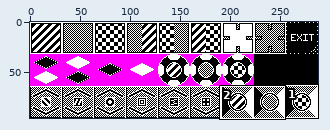
Sprite sheet: work/TilesAndSprites/data/sprites_nonmasked.png. The picture above shows the old version from afar; the outline marks the close-up.
Close-up. Before:
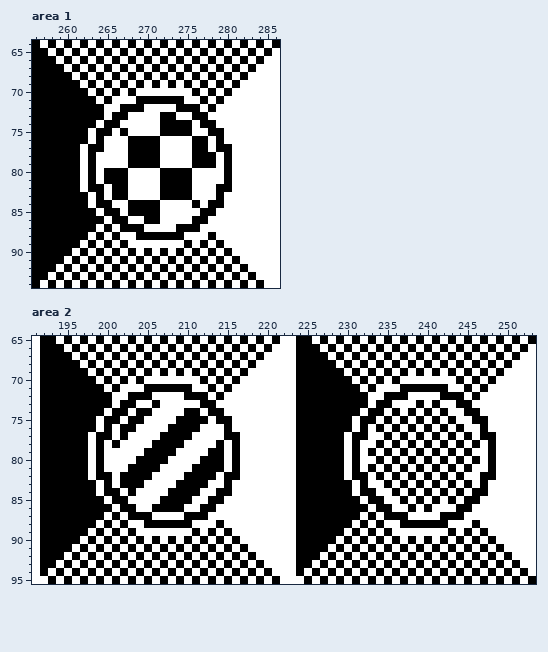
The file is 288x96 pixels. Shown: area 1: x 256..286, y 64..94; area 2: x 191..253, y 65..95.
Now the later version:
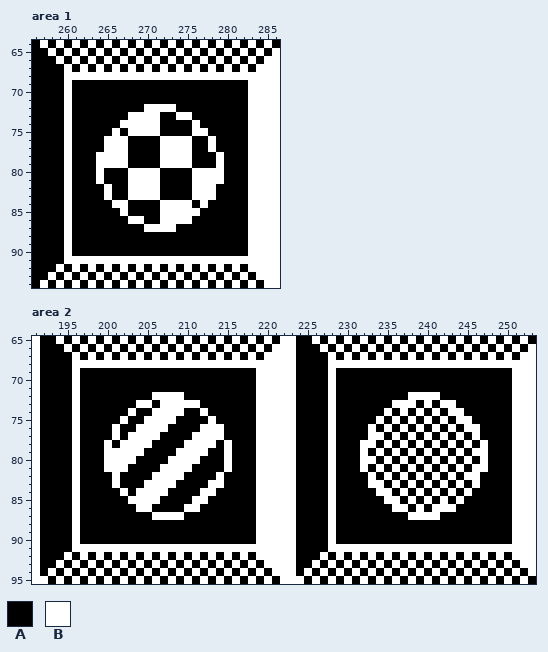
Palette (. is transparent): A #000000  B #ffffff
Edits made:
Area 1:
Colour A replaces colour B in row 69 at x 262, 264, 266, 268, 270, 272, 274, 276, 278, 280 and 282; in row 70 at x 263, 265, 267, 269 to 275, 277, 279 and 281 to 282; in row 71 at x 264, 266 to 268, 275 to 276, 278 and 280 to 282; in row 72 at x 265 to 266, 277 and 279 to 282; in row 73 at x 265 and 278 to 282; in row 74 at x 264 and 279 to 282.
Colour A replaces colour B in rows 75 to 76 at x 263 and 280 to 282; in rows 77 to 82 at x 262 and 281 to 282; in rows 83 to 84 at x 263 and 280 to 282; in row 85 at x 264 and 279 to 282; in row 86 at x 265 and 278 to 282; in row 87 at x 264, 266 and 277 to 282.
Colour A replaces colour B in row 88 at x 263, 265, 267 to 268, 275 to 277 and 279 to 282; in row 89 at x 262, 264, 266, 268 to 274, 276, 278 and 280 to 282; in row 90 at x 261, 263, 265, 267, 269, 271, 273, 275, 277, 279 and 281 to 282.
Colour B replaces colour A in row 68 at x 260, 262, 264, 266, 268, 270, 272, 274, 276, 278, 280 and 282; in rows 69 to 90 at x 260; in row 91 at x 261, 263, 265, 267, 269, 271, 273, 275, 277, 279 and 281.
Area 2:
Colour A replaces colour B in row 69 at x 198, 200, 202, 204, 206, 208, 210, 212, 214, 216, 218, 230, 232, 234, 236, 238, 240, 242, 244, 246, 248 and 250; in row 70 at x 199, 201, 203, 205 to 211, 213, 215, 217 to 218, 231, 233, 235, 237 to 243, 245, 247 and 249 to 250; in row 71 at x 200, 202 to 204, 211 to 212, 214, 216 to 218, 232, 234 to 236, 243 to 244, 246 and 248 to 250; in row 72 at x 201 to 202, 213, 215 to 218, 233 to 234, 245 and 247 to 250; in row 73 at x 201, 214 to 218, 233 and 246 to 250; in row 74 at x 200, 215 to 218, 232 and 247 to 250.
Colour A replaces colour B in rows 75 to 76 at x 199, 216 to 218, 231 and 248 to 250; in rows 77 to 82 at x 198, 217 to 218, 230 and 249 to 250; in rows 83 to 84 at x 199, 216 to 218, 231 and 248 to 250; in row 85 at x 200, 215 to 218, 232 and 247 to 250; in row 86 at x 201, 214 to 218, 233 and 246 to 250; in row 87 at x 200, 202, 213 to 218, 232, 234 and 245 to 250.
Colour A replaces colour B in row 88 at x 199, 201, 203 to 204, 211 to 213, 215 to 218, 231, 233, 235 to 236, 243 to 245 and 247 to 250; in row 89 at x 198, 200, 202, 204 to 210, 212, 214, 216 to 218, 230, 232, 234, 236 to 242, 244, 246 and 248 to 250; in row 90 at x 197, 199, 201, 203, 205, 207, 209, 211, 213, 215, 217 to 218, 229, 231, 233, 235, 237, 239, 241, 243, 245, 247 and 249 to 250.
Colour B replaces colour A in row 68 at x 196, 198, 200, 202, 204, 206, 208, 210, 212, 214, 216, 218, 228, 230, 232, 234, 236, 238, 240, 242, 244, 246, 248 and 250; in rows 69 to 90 at x 196 and 228; in row 91 at x 197, 199, 201, 203, 205, 207, 209, 211, 213, 215, 217, 229, 231, 233, 235, 237, 239, 241, 243, 245, 247 and 249.
Pixel boxes of the changes (left, top, right, bottom) in both close-ups:
changed: (64, 72, 248, 264)
changed: (72, 360, 256, 552)
changed: (328, 360, 512, 552)
